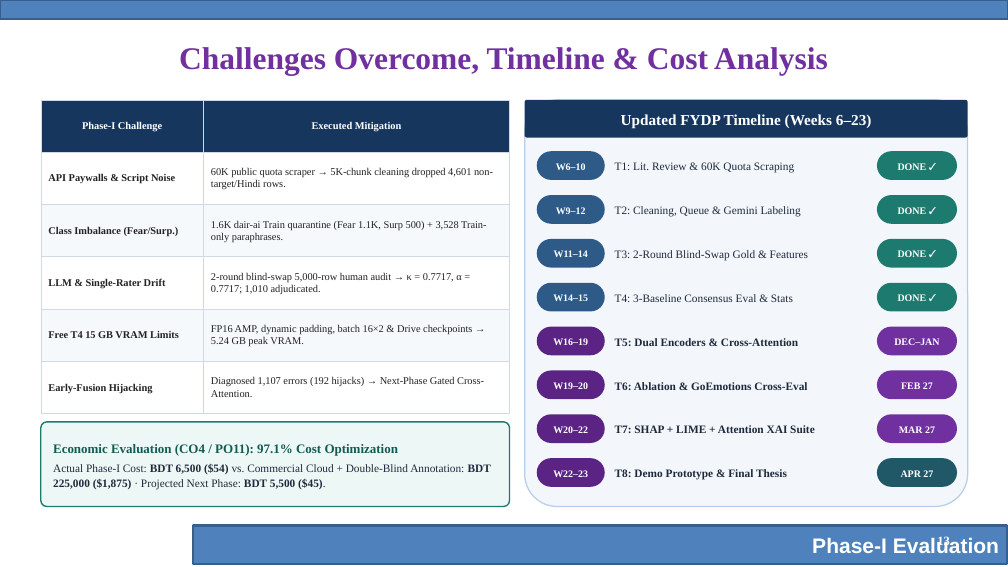
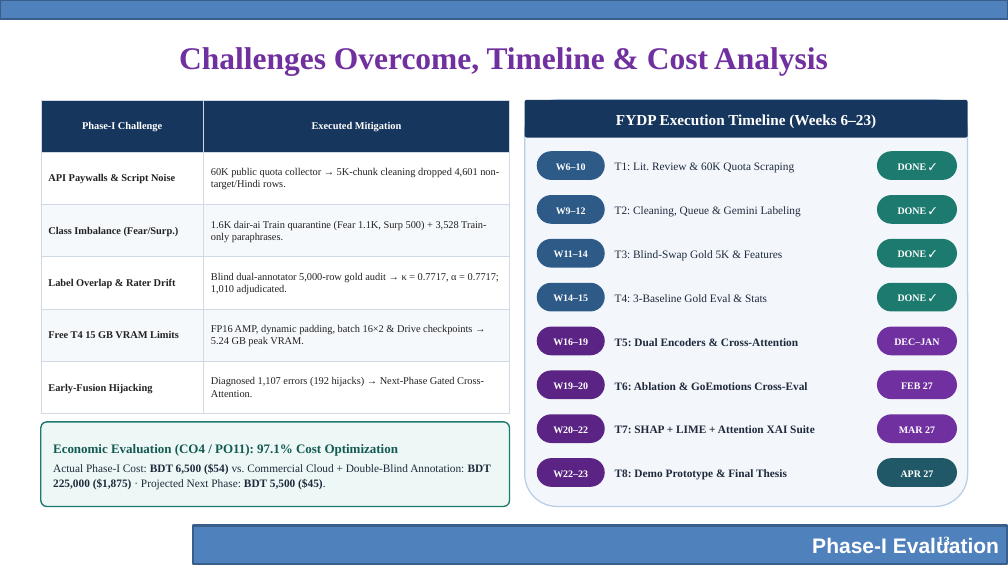
Before and after one commit to ragibcs/AffectFusion, a slide deck: slide 13 of docs/phase_1/AffectFusion_Phase-I_Evaluation.pptx. Drawn at 1008x567 pixels with LibreOffice and Linux fonts; fonts in the diff are those of the drawing; background and template pictures are left out. Boxes give left, top, right and bottom in pixels: in the first picture for what was removed or moved away, otherwise in the second. Text is boxed around its words. In the diff, an @@ line names an element or a change of style, - is before the commit and + after.

```diff
--- a/docs/phase_1/AffectFusion_Phase-I_Evaluation.pptx
+++ b/docs/phase_1/AffectFusion_Phase-I_Evaluation.pptx
@@ table at box(41, 100, 510, 414) @@
-row 2, column 2: 60K public quota scraper → 5K-chunk cleaning dropped 4,601 non-target/Hindi rows.
+row 2, column 2: 60K public quota collector → 5K-chunk cleaning dropped 4,601 non-target/Hindi rows.
-row 4, column 1: LLM & Single-Rater Drift
+row 4, column 1: Label Overlap & Rater Drift
-row 4, column 2: 2-round blind-swap 5,000-row human audit → κ = 0.7717, α = 0.7717; 1,010 adjudicated.
+row 4, column 2: Blind dual-annotator 5,000-row gold audit → κ = 0.7717, α = 0.7717; 1,010 adjudicated.
@@ text in rounded rectangle at box(616, 114, 877, 128): text changed @@
-Updated FYDP Timeline (Weeks 6–23)
+FYDP Execution Timeline (Weeks 6–23)
@@ text at box(615, 250, 782, 261): text changed @@
-T3: 2-Round Blind-Swap Gold & Features
+T3: Blind-Swap Gold 5K & Features
@@ text at box(615, 294, 767, 302): text changed @@
-T4: 3-Baseline Consensus Eval & Stats
+T4: 3-Baseline Gold Eval & Stats
```
Also in this commit, not shown: 12 other slides changed, 2 other files.
